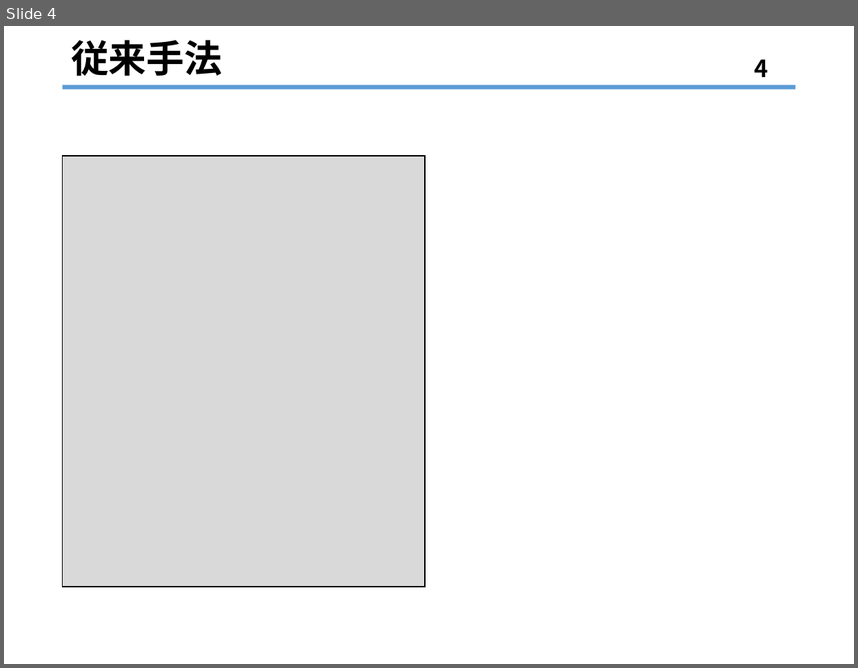
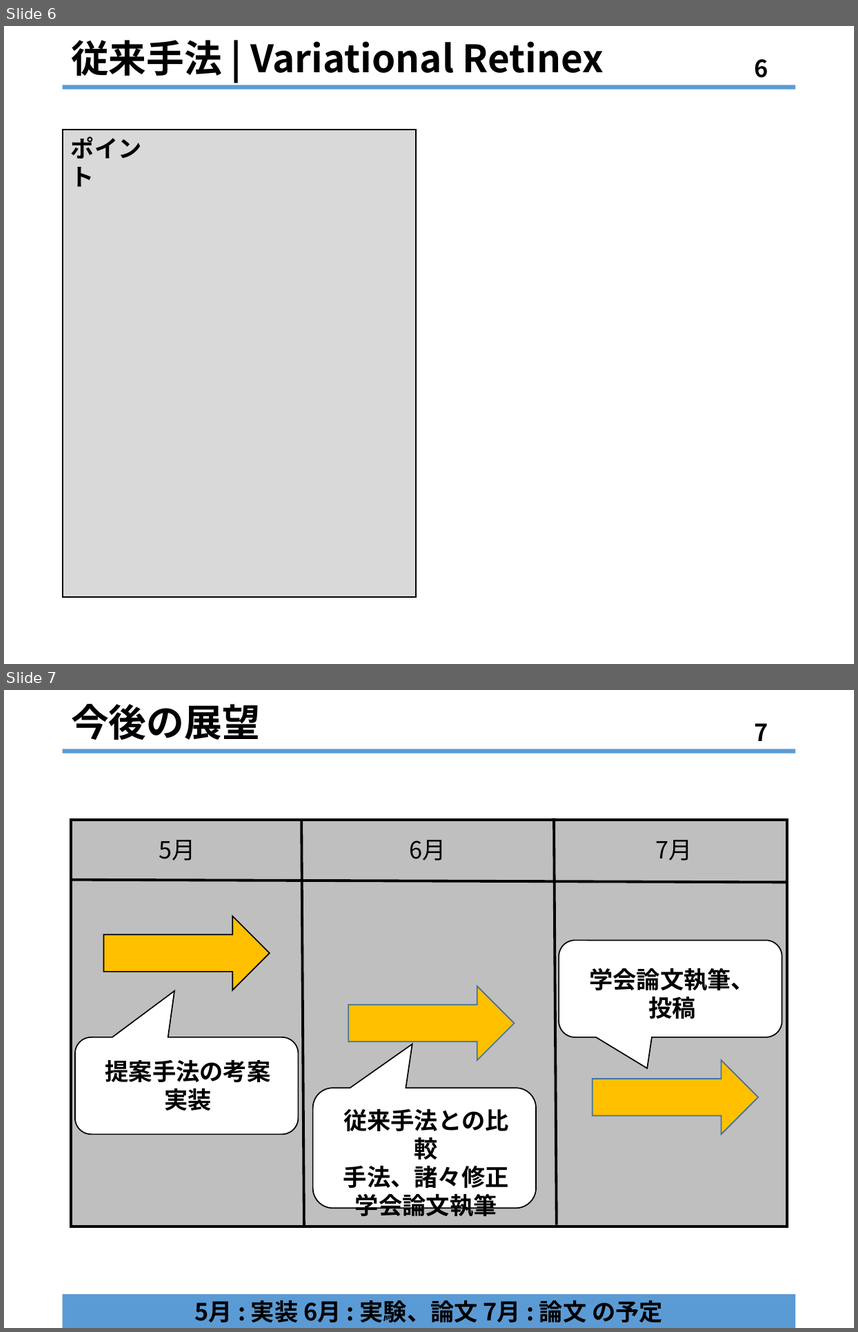
Before and after one commit to kazulive/IlluminationEnhancement, a slide deck: MySubject/slide/2019_04_25/2019_04_25_栗原.pptx. Shown one above the other, each under a label of ours: slide 4 before the commit, slides 6 and 7 after it. The pictures are 858x668 and 858x1332 pixels, drawn with LibreOffice and Linux fonts; fonts in the diff are those of the drawing. Boxes give left, top, right and bottom in pixels: in the first picture for what was removed or moved away, otherwise in the second. Text is boxed around its words. In the diff, an @@ line names an element or a change of style, - is before the commit and + after.

```diff
--- a/MySubject/slide/2019_04_25/2019_04_25_栗原.pptx
+++ b/MySubject/slide/2019_04_25/2019_04_25_栗原.pptx
@@ slide 7 added at box(4, 690, 854, 1328), background #FFFFFF; not listed: 1 template element that a slide beside it also shows @@
@@ title added at box(71, 704, 260, 740), 32 pt, text #000000, bold @@
+今後の展望
@@ page number added at box(754, 723, 768, 741), 20 pt, text #000000, bold @@
+7
@@ rectangle added at box(71, 820, 788, 1226), fill #BFBFBF, outline #000000 2.25 pt @@
@@ line added from (301, 820) to (304, 1226), #000000 2.25 pt @@
@@ line added from (554, 818) to (557, 1225), #000000 2.25 pt @@
@@ text added at box(159, 840, 196, 860), 20 pt, text #000000 @@
+5月
@@ text added at box(409, 840, 446, 860), 20 pt, text #000000 @@
+6月
@@ text added at box(655, 840, 692, 860), 20 pt, text #000000 @@
+7月
@@ line added from (71, 880) to (787, 882), #000000 2.25 pt @@
@@ right arrow added at box(103, 916, 269, 990), fill #FFC000, outline #000000 1 pt @@
@@ rounded speech box added at box(559, 940, 782, 1037), fill #FFFFFF, outline #000000 1 pt @@
@@ text added at box(589, 968, 755, 1018), 20 pt, text #000000, bold @@
+学会論文執筆、投稿
@@ right arrow added at box(348, 986, 514, 1060), fill #FFC000, outline #43739E 1 pt @@
@@ rounded speech box added at box(75, 1037, 298, 1134), fill #FFFFFF, outline #000000 1 pt @@
@@ text added at box(105, 1060, 271, 1110), 20 pt, text #000000, bold @@
+提案手法の考案
+実装
@@ right arrow added at box(593, 1060, 758, 1134), fill #FFC000, outline #43739E 1 pt @@
@@ rounded speech box added at box(312, 1088, 535, 1208), fill #FFFFFF, outline #000000 1 pt @@
@@ text added at box(343, 1109, 509, 1216), 20 pt, text #000000, bold @@
+従来手法との比較
+手法、諸々修正
+学会論文執筆
@@ rectangle added at box(63, 1294, 795, 1328), fill #5B9BD5, 20 pt, text #000000, bold @@
+5月 : 実装 6月 : 実験、論文 7月 : 論文 の予定
@@ what was slide 4 is now slide 6 @@
@@ slide 6 changed as well @@
@@ title at box(71, 40, 604, 76): text changed @@
-従来手法
+従来手法 | Variational Retinex
@@ page number at box(754, 59, 768, 78): text changed @@
-4
+6
@@ rectangle: place and size @@
-rectangle at box(63, 156, 426, 586)
+rectangle at box(63, 129, 417, 597)
@@ text added at box(71, 136, 142, 187), 20 pt, text #000000, bold @@
+ポイント
```
Also in this commit, not shown: 2 other slides changed, 3 other slides added, 1 slide removed, 6 other files.
